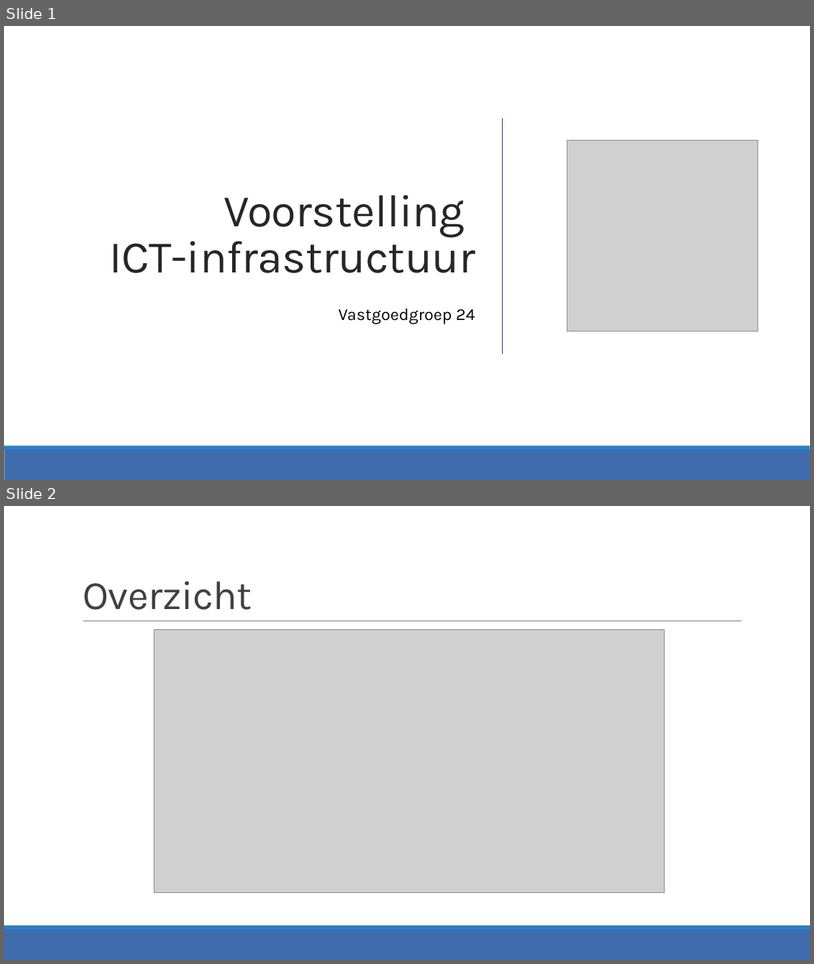
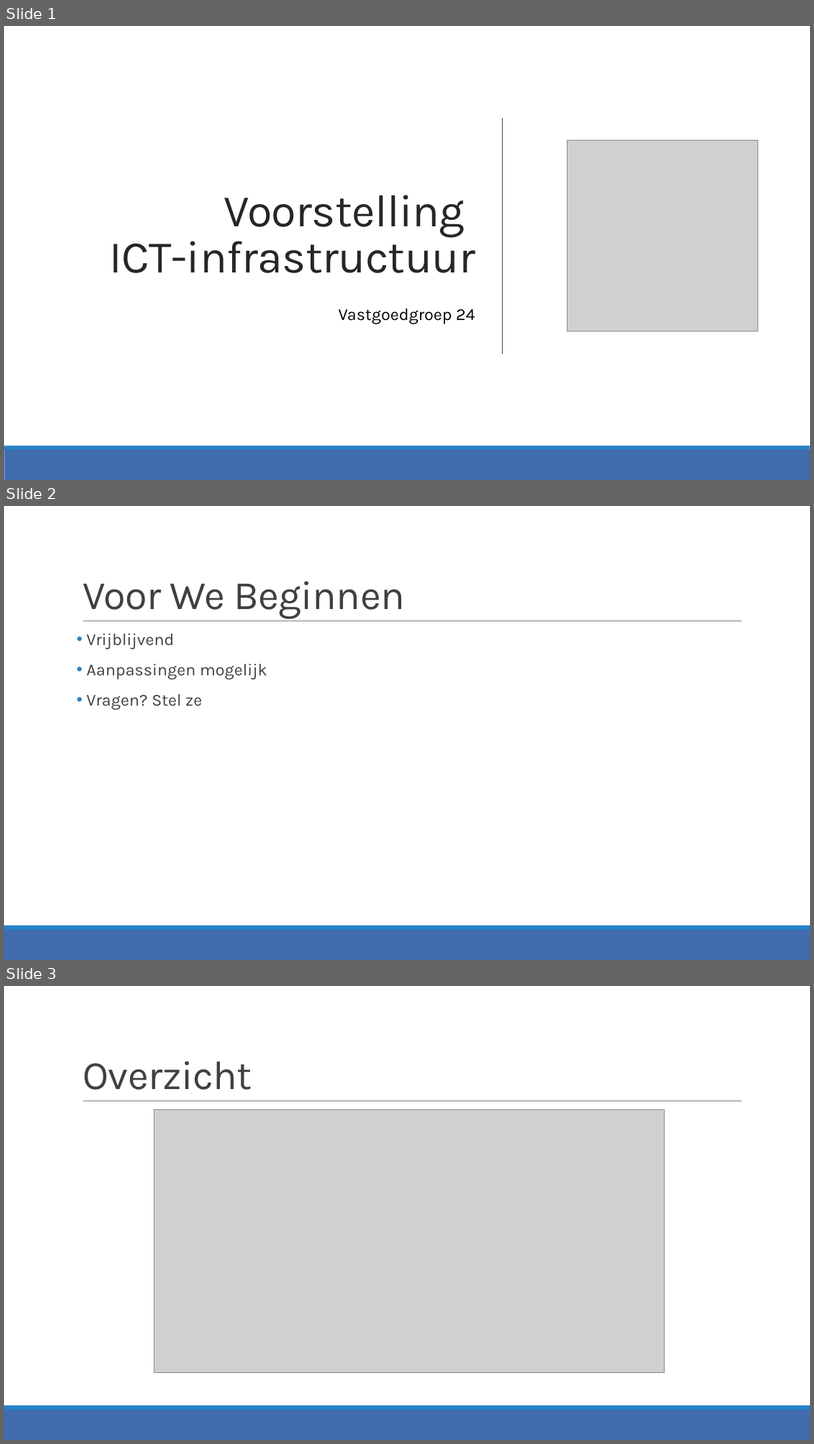
Before and after one commit to JensVL/projecten2, a slide deck: opdracht03/G24/Voorstelling G24.pptx. Shown one above the other, each under a label of ours: slides 1 and 2 before the commit, slides 1, 2 and 3 after it. The pictures are 814x964 and 814x1444 pixels, drawn with LibreOffice and Linux fonts; fonts in the diff are those of the drawing; grey boxes stand for pictures. Boxes give left, top, right and bottom in pixels: in the first picture for what was removed or moved away, otherwise in the second. Text is boxed around its words. In the diff, an @@ line names an element or a change of style, - is before the commit and + after.

```diff
--- a/opdracht03/G24/Voorstelling G24.pptx
+++ b/opdracht03/G24/Voorstelling G24.pptx
@@ slide 2 added at <box>4,506,810,960</box>, background #FFFFFF; not listed: 3 template elements that a slide beside it also shows @@
@@ title added at <box>82,581,405,619</box>, 48 pt, text #404040 @@
+Voor We Beginnen
@@ text added at <box>87,633,268,709</box>, 20 pt, text #404040 @@
+• Vrijblijvend
+• Aanpassingen mogelijk
+• Vragen? Stel ze
@@ what was slide 2 is now slide 3 @@
```
Also in this commit, not shown: 6 slides changed, 6 other slides added, 2 other files.
